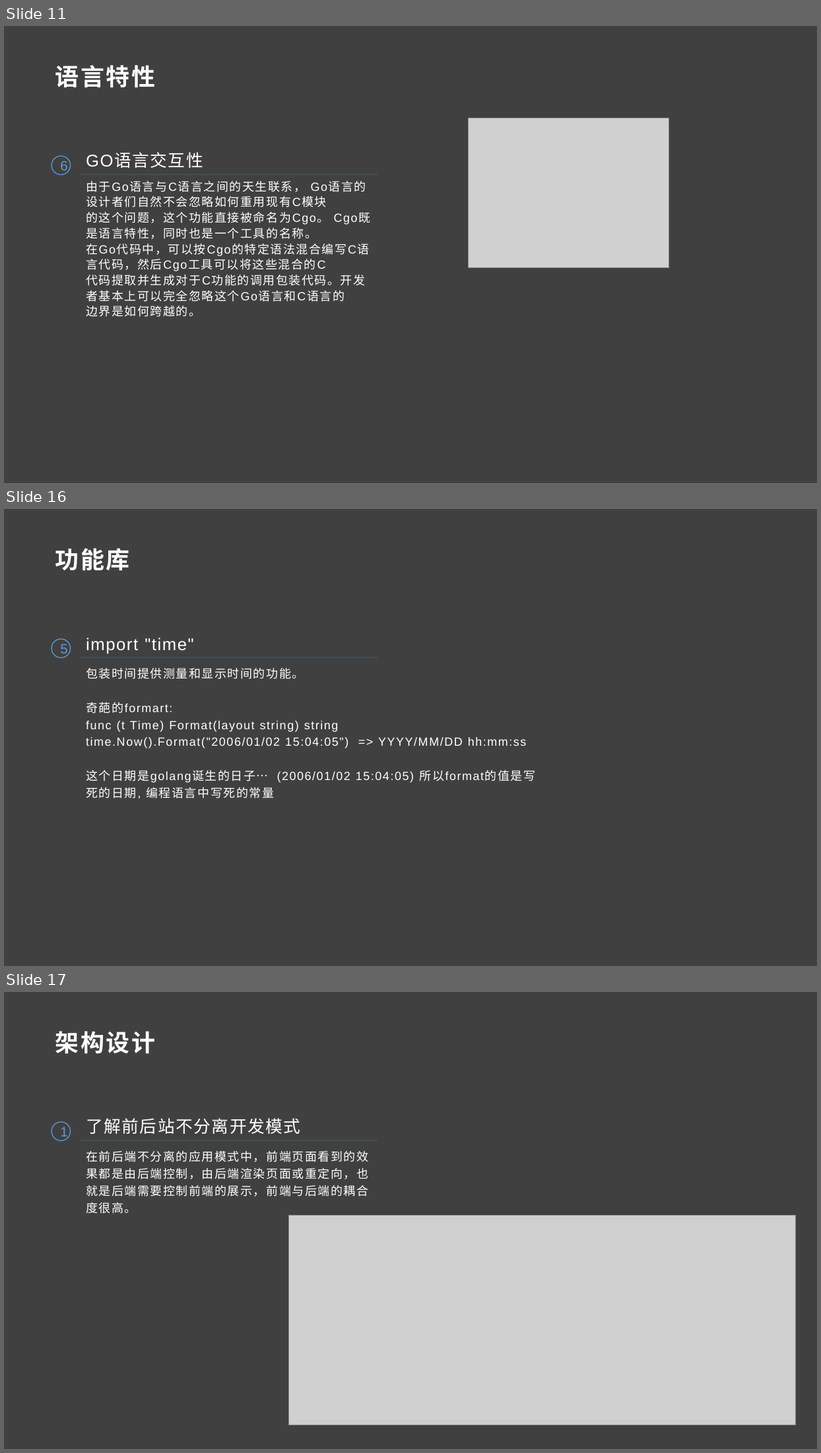
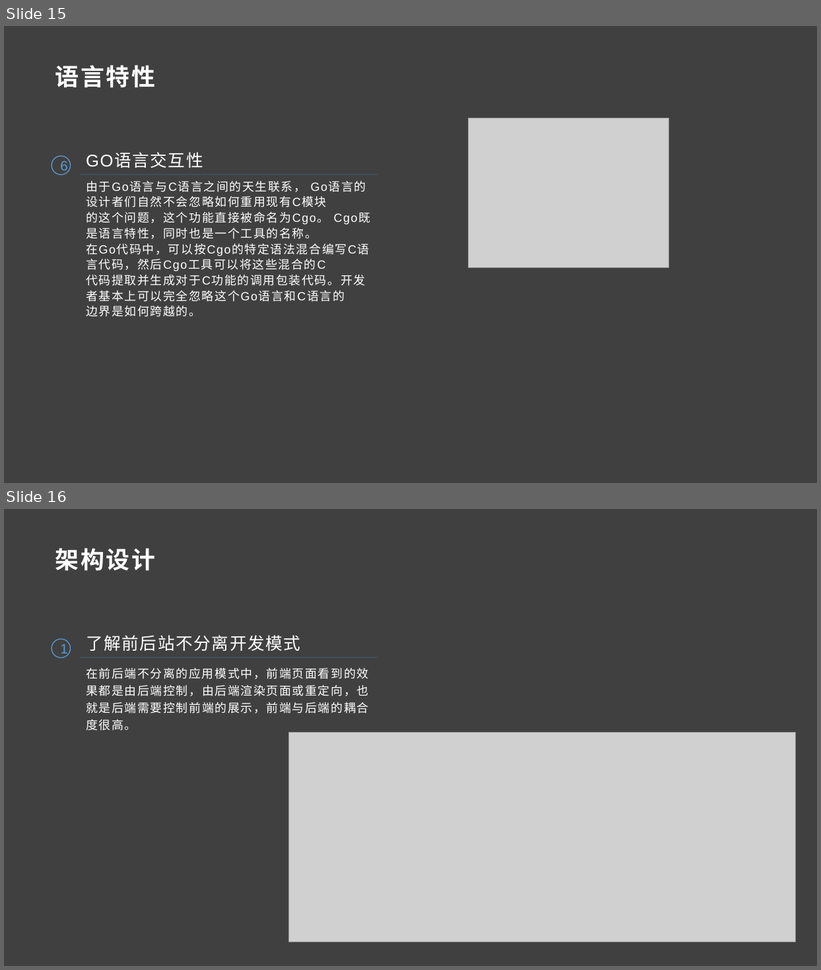
Before and after one commit to guojinchao/share, a slide deck: Gin框架与Pongo2模板语法搭建架构/走进GO的世界.pptx. Shown one above the other, each under a label of ours: slides 11, 16 and 17 before the commit, slides 15 and 16 after it; the slides between them are not shown. The pictures are 821x1453 and 821x970 pixels, drawn with LibreOffice and Linux fonts; fonts in the diff are those of the drawing; grey boxes stand for pictures. Boxes give left, top, right and bottom in pixels: in the first picture for what was removed or moved away, otherwise in the second. Text is boxed around its words. In the diff, an @@ line names an element or a change of style, - is before the commit and + after.

```diff
--- a/Gin框架与Pongo2模板语法搭建架构/走进GO的世界.pptx
+++ b/Gin框架与Pongo2模板语法搭建架构/走进GO的世界.pptx
@@ slide 16 removed at (4, 509, 817, 966), background #404040 @@
@@ text removed at (55, 548, 130, 570) @@
-功能库
@@ ellipse removed at (52, 639, 71, 658) @@
-5
@@ text removed at (86, 638, 193, 654) @@
-import "time"
@@ line removed from (81, 657) to (378, 657) @@
@@ text removed at (86, 668, 536, 799) @@
-包装时间提供测量和显示时间的功能。
-奇葩的formart:
-func (t Time) Format(layout string) string
-time.Now().Format("2006/01/02 15:04:05") => YYYY/MM/DD hh:mm:ss
-这个日期是golang诞生的日子… (2006/01/02 15:04:05) 所以format的值是写死的日期, 编程语言中写死的常量
@@ what was slide 11 is now slide 15 @@
@@ what was slide 17 is now slide 16 @@
```
Also in this commit, not shown: 1 slide changed, 4 slides added, 4 other slides removed.
